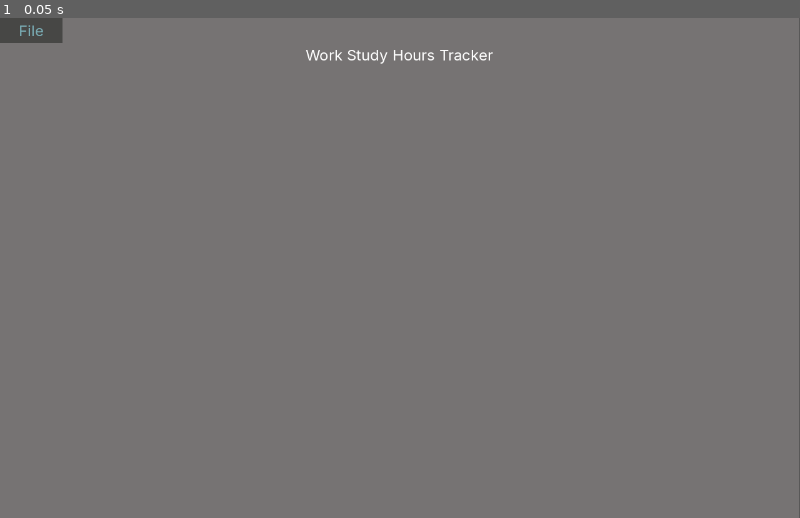
Above: before the commit, frame 1.
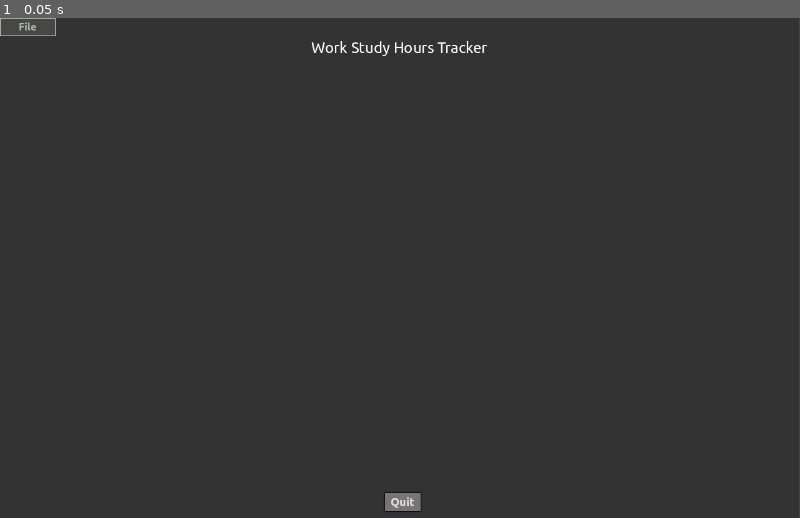
Above: after the commit, the same moment.

Repository: GinghamJones/WorkStudyTracker
Game: Godot game, scene res://main.tscn
Same seed, same stepped clock (60 frames per second), same inputs: the game is played once before the commit and once after it.
Inputs:
- Up to frame 1 (0.05 s): no input

The runs differ from the first frame. In frame 1, 99% of the frame differs, in the area x 0-100%, y 0-100%.

Commit message:
v0.7
Further manager updates, bug fixes

Diff:
--- a/Buttons/delete_button.gd
+++ b/Buttons/delete_button.gd
@@ -6,8 +6,8 @@
 signal return_data(line, myself)
 
 
-func initiate(parent, line, new_time_entry):
-	return_data.connect(Callable(Globals.main_scene, "remove_time"))
+func initiate(line, new_time_entry):
+	return_data.connect(Callable(TimeEntryManager.remove_entry))
 	pressed.connect(Callable(self, "_on_button_pressed"))
 	corresponding_line = line
 	time_entry = new_time_entry
@@ -15,4 +15,4 @@
 
 
 func _on_button_pressed():
-	return_data.emit(corresponding_line, self)
+	return_data.emit(self)
--- a/Components/file_menu.gd
+++ b/Components/file_menu.gd
@@ -20,13 +20,16 @@
 
 
 func _ready() -> void:
-	await(get_tree().physics_frame)
+	SignalManager.register_listener(self)
+
+
+func _on_system_ready() -> void:
 	var main_scene = Globals.main_scene
 	open.connect(Callable(main_scene, "open_file_dialog"))
 	save.connect(Callable(main_scene, "save"))
 	quit.connect(Callable(main_scene, "quit"))
 	new.connect(Callable(main_scene, "open_new_file_dialog"))
-	delete.connect(Callable(main_scene, "delete_file"))
+	delete.connect(Callable(TimeEntryManager.remove_entry))
 
 
 func _on_id_pressed(id: int) -> void:
--- a/Components/gui_main.gd
+++ b/Components/gui_main.gd
@@ -30,7 +30,7 @@
 	var new_delete_button : DeleteButton = DeleteButton.new()
 	new_delete_button.text = "Remove"
 	new_delete_button.set_script(delete_script)
-	new_delete_button.initiate(self, hbox, new_time_entry)
+	new_delete_button.initiate(hbox, new_time_entry)
 
 	aux_cont.add_child(new_delete_button)
 
--- /dev/null
+++ b/Components/margin_bottom.gd
@@ -0,0 +1,11 @@
+class_name GUIBottom
+extends MarginContainer
+
+func show_contents() -> void:
+	$VBox/InfoVBox.show()
+	$VBox/ButtonHBox/addbutton.show()
+
+
+func hide_contents() -> void:
+	$VBox/InfoVBox.hide()
+	$VBox/ButtonHBox/addbutton.hide()
--- a/Managers/file_manager.gd
+++ b/Managers/file_manager.gd
@@ -3,6 +3,14 @@
 var config_file_path : String = "user://settings.ini"
 var save_folder_path : String = "user://saves/"
 
+signal file_deleted
+
+func _ready() -> void:
+	SignalManager.register_listener(self)
+
+
+func _on_system_ready() -> void:
+	file_deleted.connect(Globals.main_scene._on_file_deleted)
 
 func create_new_file(filename : String) -> bool:
 	var filename_full_path : String = get_filename_as_full_path(filename)
@@ -59,6 +67,15 @@
 	Globals.main_scene.open_file(new_save_file_path)
 
 
+func delete_file(file_to_delete : String, is_cur_save_file : bool) -> void:
+	DirAccess.remove_absolute(file_to_delete)
+	Globals.cur_save_file = ""
+	if is_cur_save_file:
+		Globals.main_scene.gui_main.clear_contents()
+		Globals.main_scene.bottom_gui.hide_contents() # A helluva hack
+
+
+
 func get_filename_as_full_path(filename : String) -> String:
 	var new_filename : String = filename
 	if not new_filename.begins_with(save_folder_path):
--- /dev/null
+++ b/Managers/gui_manager.gd
@@ -0,0 +1,32 @@
+extends Node
+
+var gui_main : GUIMain
+var gui_bottom : GUIBottom
+
+func _ready() -> void:
+	SignalManager.register_listener(self)
+
+
+func _on_system_ready() -> void:
+	gui_main = get_tree().get_first_node_in_group("GUIMain")
+	gui_bottom = get_tree().get_first_node_in_group("GUIBottom")
+
+
+func hide_bottom_gui() -> void:
+	gui_bottom.hide_contents()
+
+func show_bottom_gui() -> void:
+	gui_bottom.show_contents()
+
+
+func hide_gui_main() -> void:
+	gui_main.hide()
+	gui_main.process_mode = Node.PROCESS_MODE_DISABLED
+
+func show_gui_main() -> void:
+	gui_main.show()
+	gui_main.process_mode = Node.PROCESS_MODE_INHERIT
+
+
+func clear_gui_main() -> void:
+	gui_main.clear_contents()
--- /dev/null
+++ b/Managers/signal_manager.gd
@@ -0,0 +1,18 @@
+extends Node
+
+var is_ready = false
+var listeners : Array[Node] = []
+
+
+func register_listener(node : Node) -> void:
+	if is_ready:
+		node._on_system_ready()
+	else:
+		listeners.append(node)
+
+
+func mark_ready():
+	is_ready = true
+	for node in listeners:
+		node._on_system_ready()
+	listeners.clear()
--- a/Managers/time_entry_manager.gd
+++ b/Managers/time_entry_manager.gd
@@ -3,11 +3,15 @@
 var entries : Array[TimeEntry]
 
 signal entry_added
+signal deleted_data
 
 
 func _ready() -> void:
-	await(get_tree().physics_frame)
-	entry_added.connect(Callable(Globals.main_scene.gui_main, "add_data_to_gui"))
+	SignalManager.register_listener(self)
+
+func _on_system_ready() -> void:
+	entry_added.connect(Globals.main_scene.gui_main.add_data_to_gui)
+	deleted_data.connect(Globals.main_scene.update_total)
 
 
 func add_entry(date, hours) -> void:
@@ -16,6 +20,16 @@
 	entries.append(new_time_entry)
 	entry_added.emit(new_time_entry)
 	Globals.main_scene.update_total()
+
+
+func remove_entry(delete_button : DeleteButton) -> void:
+	for e in entries:
+		if delete_button.time_entry == e:
+			entries.erase(e)
+	delete_button.corresponding_line.queue_free()
+	delete_button.queue_free()
+	deleted_data.emit()
+
 
 
 func get_total_hours() -> float:
--- a/Managers/window_manager.gd
+++ b/Managers/window_manager.gd
@@ -1 +1,23 @@
 extends Node
+
+@export var delete_file_window_scene : PackedScene
+@export var rename_file_window_scene : PackedScene
+
+# Window types available
+enum Windows{
+    Delete,
+    Rename,
+}
+
+# Scene to type mapping
+var _windows : Dictionary = {
+    Windows.Delete : delete_file_window_scene,
+    Windows.Rename : rename_file_window_scene
+}
+
+
+func create_window(type : int) -> void:
+    for w in _windows.keys():
+        if w == type:
+            var window = _windows[w].instantiate()
+            add_child(window)
--- a/main_theme.tres
+++ b/Theming/main_theme.tres
@@ -1,6 +1,8 @@
-[gd_resource type="Theme" load_steps=9 format=3 uid="uid://cp1l5q3r0n17m"]
+[gd_resource type="Theme" load_steps=13 format=3 uid="uid://cp1l5q3r0n17m"]
 
-[ext_resource type="FontFile" uid="uid://kjrulbemh3wx" path="res://Inter-VariableFont_opsz,wght.ttf" id="1_dvppi"]
+[ext_resource type="FontFile" uid="uid://daiq2roo8q5i6" path="res://Theming/Ubuntu/Ubuntu-Bold.ttf" id="1_mmphd"]
+[ext_resource type="FontFile" uid="uid://bclsip12bt65e" path="res://Theming/Ubuntu/Ubuntu-Regular.ttf" id="2_1hva8"]
+[ext_resource type="FontFile" uid="uid://kjrulbemh3wx" path="res://Theming/Inter-VariableFont_opsz,wght.ttf" id="3_03tpn"]
 
 [sub_resource type="StyleBoxFlat" id="StyleBoxFlat_470mv"]
 bg_color = Color(0.560784, 0.603922, 0.67451, 1)
@@ -37,7 +39,7 @@
 content_margin_top = 5.0
 content_margin_right = 10.0
 content_margin_bottom = 5.0
-bg_color = Color(0.285148, 0.118048, 0.110581, 1)
+bg_color = Color(0.460353, 0.457133, 0.461926, 1)
 border_width_left = 1
 border_width_top = 1
 border_width_right = 1
@@ -53,28 +55,48 @@
 
 [sub_resource type="StyleBoxEmpty" id="StyleBoxEmpty_470mv"]
 
+[sub_resource type="StyleBoxFlat" id="StyleBoxFlat_mmphd"]
+content_margin_left = 5.0
+content_margin_right = 5.0
+bg_color = Color(0.447059, 0.623529, 0.756863, 0.396078)
+
+[sub_resource type="StyleBoxFlat" id="StyleBoxFlat_oinol"]
+content_margin_left = 30.0
+content_margin_top = 5.0
+content_margin_right = 30.0
+content_margin_bottom = 5.0
+bg_color = Color(0.761576, 0.760166, 0.734681, 1)
+
 [sub_resource type="StyleBoxFlat" id="StyleBoxFlat_58jnp"]
 content_margin_left = 30.0
 content_margin_top = 5.0
 content_margin_right = 30.0
 content_margin_bottom = 5.0
 bg_color = Color(0.277095, 0.278432, 0.272334, 1)
+border_width_left = 1
+border_width_top = 1
+border_width_right = 1
+border_width_bottom = 1
 
 [sub_resource type="StyleBoxFlat" id="StyleBoxFlat_466ly"]
-bg_color = Color(0.40662, 0.611914, 0.86427, 1)
+content_margin_left = 30.0
+content_margin_top = 5.0
+content_margin_right = 30.0
+content_margin_bottom = 5.0
+bg_color = Color(0.190448, 0.216103, 0.203508, 1)
 
 [resource]
-default_font = ExtResource("1_dvppi")
+default_font = ExtResource("3_03tpn")
 default_font_size = 18
 AcceptDialog/constants/buttons_separation = 0
 AcceptDialog/styles/embedded_border = null
 AcceptDialog/styles/embedded_unfocused_border = null
 AcceptDialog/styles/panel = SubResource("StyleBoxFlat_470mv")
-Button/fonts/font = ExtResource("1_dvppi")
+Button/fonts/font = ExtResource("1_mmphd")
 Button/styles/focus = SubResource("StyleBoxFlat_qpiha")
 Button/styles/hover = SubResource("StyleBoxFlat_g445i")
 Button/styles/normal = SubResource("StyleBoxFlat_pjmxk")
-Label/colors/font_color = Color(0, 0, 0, 1)
+Label/colors/font_color = Color(1, 1, 1, 1)
 Label/colors/font_outline_color = Color(0, 0, 0, 1)
 Label/colors/font_shadow_color = Color(0, 0, 0, 1)
 Label/constants/line_spacing = 0
@@ -83,12 +105,12 @@
 Label/constants/shadow_offset_y = 0
 Label/constants/shadow_outline_size = 0
 Label/font_sizes/font_size = 24
-Label/fonts/font = ExtResource("1_dvppi")
+Label/fonts/font = ExtResource("2_1hva8")
 Label/styles/normal = SubResource("StyleBoxEmpty_470mv")
 LineEdit/colors/caret_color = Color(0, 0, 0, 1)
 LineEdit/colors/clear_button_color = Color(0, 0, 0, 1)
 LineEdit/colors/clear_button_color_pressed = Color(0, 0, 0, 1)
-LineEdit/colors/font_color = Color(0, 0, 0, 1)
+LineEdit/colors/font_color = Color(1, 1, 1, 1)
 LineEdit/colors/font_outline_color = Color(0, 0, 0, 1)
 LineEdit/colors/font_placeholder_color = Color(0, 0, 0, 1)
 LineEdit/colors/font_selected_color = Color(0, 0, 0, 1)
@@ -98,22 +120,24 @@
 LineEdit/constants/minimum_character_width = 0
 LineEdit/constants/outline_size = 0
 LineEdit/font_sizes/font_size = 18
-LineEdit/fonts/font = ExtResource("1_dvppi")
+LineEdit/fonts/font = ExtResource("3_03tpn")
 LineEdit/icons/clear = null
 LineEdit/styles/focus = null
-LineEdit/styles/normal = null
+LineEdit/styles/normal = SubResource("StyleBoxFlat_mmphd")
 LineEdit/styles/read_only = null
-MenuBar/colors/font_color = Color(0.480052, 0.677761, 0.709101, 1)
+MenuBar/colors/font_color = Color(0.693665, 0.719982, 0.70642, 1)
 MenuBar/colors/font_disabled_color = Color(0, 0, 0, 1)
 MenuBar/colors/font_focus_color = Color(0, 0, 0, 1)
-MenuBar/colors/font_hover_color = Color(0, 0, 0, 1)
+MenuBar/colors/font_hover_color = Color(1, 1, 1, 1)
 MenuBar/colors/font_hover_pressed_color = Color(0, 0, 0, 1)
 MenuBar/colors/font_outline_color = Color(0, 0, 0, 1)
 MenuBar/colors/font_pressed_color = Color(0, 0, 0, 1)
 MenuBar/constants/h_separation = 0
 MenuBar/constants/outline_size = 0
-MenuBar/font_sizes/font_size = 24
-MenuBar/fonts/font = ExtResource("1_dvppi")
+MenuBar/font_sizes/font_size = 16
+MenuBar/fonts/font = ExtResource("1_mmphd")
+MenuBar/styles/disabled = null
+MenuBar/styles/hover = SubResource("StyleBoxFlat_oinol")
 MenuBar/styles/normal = SubResource("StyleBoxFlat_58jnp")
 MenuBar/styles/pressed = SubResource("StyleBoxFlat_466ly")
 MenuButton/colors/font_color = Color(0, 0, 0, 1)
@@ -125,7 +149,7 @@
 MenuButton/constants/h_separation = 0
 MenuButton/constants/outline_size = 0
 MenuButton/font_sizes/font_size = 18
-MenuButton/fonts/font = ExtResource("1_dvppi")
+MenuButton/fonts/font = ExtResource("3_03tpn")
 MenuButton/styles/disabled = null
 MenuButton/styles/focus = null
 MenuButton/styles/hover = null
--- a/Windows/Scenes/delete_file_window.tscn
+++ b/Windows/Scenes/delete_file_window.tscn
@@ -1,6 +1,6 @@
 [gd_scene load_steps=3 format=3 uid="uid://duq66nbpjqmxr"]
 
-[ext_resource type="Theme" uid="uid://cp1l5q3r0n17m" path="res://main_theme.tres" id="1_0icus"]
+[ext_resource type="Theme" uid="uid://cp1l5q3r0n17m" path="res://Theming/main_theme.tres" id="1_0icus"]
 [ext_resource type="Script" uid="uid://rt4l5igubokl" path="res://Windows/Scripts/delete_file_window.gd" id="1_k77c6"]
 
 [node name="DeleteFileWindow" type="AcceptDialog"]
@@ -18,7 +18,7 @@
 [node name="ScrollContainer" type="ScrollContainer" parent="."]
 offset_left = 5.0
 offset_right = 295.0
-offset_bottom = 262.0
+offset_bottom = 264.0
 
 [node name="VBoxContainer" type="VBoxContainer" parent="ScrollContainer"]
 layout_mode = 2
--- a/Windows/Scenes/rename_file_window.tscn
+++ b/Windows/Scenes/rename_file_window.tscn
@@ -1,6 +1,6 @@
 [gd_scene load_steps=4 format=3 uid="uid://rovw41hvgv1a"]
 
-[ext_resource type="Theme" uid="uid://cp1l5q3r0n17m" path="res://main_theme.tres" id="1_4a384"]
+[ext_resource type="Theme" uid="uid://cp1l5q3r0n17m" path="res://Theming/main_theme.tres" id="1_4a384"]
 [ext_resource type="Script" uid="uid://lpv6dafus4b6" path="res://Windows/Scripts/rename_file_window.gd" id="2_73la7"]
 
 [sub_resource type="StyleBoxFlat" id="StyleBoxFlat_chh2i"]
@@ -25,7 +25,7 @@
 [node name="VBoxContainer" type="VBoxContainer" parent="."]
 offset_left = 5.0
 offset_right = 245.0
-offset_bottom = 92.0
+offset_bottom = 94.0
 
 [node name="Label" type="Label" parent="VBoxContainer"]
 layout_mode = 2
--- a/Windows/Scripts/delete_file_window.gd
+++ b/Windows/Scripts/delete_file_window.gd
@@ -41,8 +41,7 @@
 
 
 func confirm_delete_file(file_to_delete_path : String, new_window : ConfirmationDialog, is_cur_save_file : bool) -> void:
-	DirAccess.remove_absolute(file_to_delete_path)
-	Globals.cur_save_file = ""
+	FileManager.delete_file(file_to_delete_path, is_cur_save_file)
 	new_window.queue_free()
 	if is_cur_save_file:
 		Globals.main_scene.gui_main.clear_contents()
--- a/Windows/Scripts/rename_file_window.gd
+++ b/Windows/Scripts/rename_file_window.gd
@@ -9,6 +9,15 @@
 	move_to_center()
 
 
+func _unhandled_input(event: InputEvent) -> void:
+	if event is InputEventKey:
+		if event.keycode == KEY_ENTER:
+			confirmed.emit()
+
+
 func change_name() -> void:
+	var new_name : String= $VBoxContainer/LineEdit.text
+	if new_name.is_empty():
+		return
 	FileManager.rename_file($VBoxContainer/LineEdit.text)
 	queue_free()
--- a/main.gd
+++ b/main.gd
@@ -22,11 +22,15 @@
 var is_saved : bool = false
 var auto_save_enabled : bool = true
 var just_started : bool = true # Logs if program is just opened
+var file_is_open : bool = false
 
 
 func _ready() -> void:
+	# Needed for syncing initializations
+	# SignalManager.register_listener(self)
 	Globals.main_scene = self
 	just_started = true
+	SignalManager.mark_ready()
 
 	# Open res://settings.ini
 	var new_file : ConfigFile = FileManager.get_config_file()
@@ -45,29 +49,32 @@
 	just_started = false
 
 
+# func _on_system_ready() -> void:
+# 	pass
+
 func cancel():
 	print("canceled")
 	canceled = true
 	return
 
 
-func remove_time(line_to_remove, delete_button : DeleteButton):
-	# Remove entry in time_entries array
-	if time_entries.has(delete_button.time_entry):
-		for index in time_entries.size():
-			if time_entries[index] == delete_button.time_entry:
-				time_entries.remove_at(index)
-				break
-	else:
-		print("Teh fuck happened to the time_entry???")
-
-	# Takes corresponding vbox container w/ lineedits and delete button and removes them
-	for c in line_to_remove.get_children():
-		c.text = "0"
-		c.queue_free()
-	line_to_remove.queue_free()
-	delete_button.queue_free()
-	update_total()
+# func remove_time(line_to_remove, delete_button : DeleteButton):
+# 	# Remove entry in time_entries array
+# 	if time_entries.has(delete_button.time_entry):
+# 		for index in time_entries.size():
+# 			if time_entries[index] == delete_button.time_entry:
+# 				time_entries.remove_at(index)
+# 				break
+# 	else:
+# 		print("Teh fuck happened to the time_entry???")
+
+# 	# Takes corresponding vbox container w/ lineedits and delete button and removes them
+# 	for c in line_to_remove.get_children():
+# 		c.text = "0"
+# 		c.queue_free()
+# 	line_to_remove.queue_free()
+# 	delete_button.queue_free()
+# 	update_total()
 
 
 func update_total():
@@ -108,11 +115,9 @@
 	Globals.max_hours = int(new_max_hours)
 	Globals.wage = float(new_wage)
 
-	gui_main.clear_contents()
 	var filename : String = new_term
-	if not filename.ends_with(".sav"):
-		filename += ".sav"
-	bottom_gui.show_contents()
+	# if not filename.ends_with(".sav"):
+	# 	filename += ".sav"
 	Globals.cur_save_file = filename
 	#open_file(Globals.cur_save_file)
 	var success : bool = FileManager.create_new_file(filename)
@@ -121,6 +126,7 @@
 		return
 
 	save()
+	open_file(Globals.cur_save_file)
 
 
 func open_file_dialog(is_saving : bool) -> void:
@@ -140,10 +146,13 @@
 	Globals.cur_save_file = filename
 	var save_file = FileManager.get_save_file(filename, FileAccess.READ)
 	if not save_file:
-		return
-
+		file_is_open = false
+		GuiManager.hide_bottom_gui()
+		return
+
+	file_is_open = true
 	# Clear previous data
-	gui_main.clear_contents()
+	GuiManager.clear_gui_main()
 	# time_entries = []
 
 	# Create main display from save data
@@ -160,21 +169,21 @@
 		if separated_data[0] == "term":
 			Globals.term = separated_data[1]
 			title_label.text = Globals.term
-			continue
+			# continue
 		elif separated_data[0] == "max_hours":
 			Globals.max_hours = int(separated_data[1])
-			continue
+			# continue
 		elif separated_data[0] == "wage":
 			Globals.wage = float(separated_data[1])
-			continue
+			# continue
 		else:
 			TimeEntryManager.add_entry(separated_data[0], separated_data[1])
 
 	save_file.close()
 
 	update_total()
-	bottom_gui.show_contents()
-	gui_main.show()
+	GuiManager.show_bottom_gui()
+	GuiManager.show_gui_main()
 
 	if cur_file_browser:
 		cur_file_browser.queue_free()
@@ -187,13 +196,11 @@
 		return
 
 	######## Save all data #########
-	var filename : String = Globals.cur_save_file.lstrip(FileManager.save_folder_path)
-	filename = filename.rstrip(".sav")
 	save_file.store_line("term | %s" % str(Globals.term))
 	save_file.store_line("max_hours | %s" % str(Globals.max_hours))
 	save_file.store_line("wage | %s" % str(Globals.wage))
 
-	for entry in time_entries:
+	for entry in TimeEntryManager.get_entries():
 		var data : Array[String] = entry.get_data_as_text()
 		save_file.store_line(data[0] + "|" + data[1])
 	################################
@@ -208,6 +215,11 @@
 		quit()
 
 
+func _on_file_deleted() -> void:
+	gui_main.clear_contents()
+	bottom_gui.hide()
+
+
 func _custom_action_pressed(action : String) -> void:
 	if action == "quit":
 		quit()
--- a/main.tscn
+++ b/main.tscn
@@ -3,12 +3,12 @@
 [ext_resource type="Script" uid="uid://8rofpeqm3occ" path="res://main.gd" id="1_xlr82"]
 [ext_resource type="Script" uid="uid://cqruuswbikbrm" path="res://Components/file_menu.gd" id="2_1bvp3"]
 [ext_resource type="Script" uid="uid://drv8io118p5t" path="res://Buttons/addbutton.gd" id="2_2ns8r"]
-[ext_resource type="Theme" uid="uid://cp1l5q3r0n17m" path="res://main_theme.tres" id="2_5wffu"]
+[ext_resource type="Theme" uid="uid://cp1l5q3r0n17m" path="res://Theming/main_theme.tres" id="2_5wffu"]
 [ext_resource type="PackedScene" uid="uid://duq66nbpjqmxr" path="res://Windows/Scenes/delete_file_window.tscn" id="4_efxa6"]
 [ext_resource type="Script" uid="uid://de5sjtw2i0xfm" path="res://Components/gui_main.gd" id="4_lquwl"]
 [ext_resource type="PackedScene" uid="uid://rovw41hvgv1a" path="res://Windows/Scenes/rename_file_window.tscn" id="5_4c57u"]
 [ext_resource type="Script" uid="uid://7bxb27fgrb7x" path="res://Buttons/delete_button.gd" id="5_7mycd"]
-[ext_resource type="Script" uid="uid://hy37okn2f1ek" path="res://margin_bottom.gd" id="6_kek77"]
+[ext_resource type="Script" uid="uid://hy37okn2f1ek" path="res://Components/margin_bottom.gd" id="6_kek77"]
 [ext_resource type="Script" uid="uid://e1xc4l1tv6bu" path="res://Components/hours_label.gd" id="7_5vw27"]
 [ext_resource type="Script" uid="uid://ccicvdgb13pcy" path="res://Components/date_label.gd" id="8_kek77"]
 
@@ -42,7 +42,7 @@
 anchor_bottom = 1.0
 grow_horizontal = 2
 grow_vertical = 2
-color = Color(0.462347, 0.451989, 0.450608, 1)
+color = Color(0.206045, 0.200059, 0.199261, 1)
 
 [node name="ContentsContainer" type="VBoxContainer" parent="."]
 layout_mode = 1
@@ -55,7 +55,6 @@
 [node name="FileMenuContainer" type="MarginContainer" parent="ContentsContainer"]
 layout_mode = 2
 size_flags_vertical = 0
-theme = ExtResource("2_5wffu")
 
 [node name="MenuBar" type="MenuBar" parent="ContentsContainer/FileMenuContainer"]
 layout_mode = 2
@@ -89,7 +88,7 @@
 label_settings = SubResource("LabelSettings_qq3wf")
 horizontal_alignment = 1
 
-[node name="GUIMain" type="ScrollContainer" parent="ContentsContainer" node_paths=PackedStringArray("hours_logged_cont", "aux_cont")]
+[node name="GUIMain" type="ScrollContainer" parent="ContentsContainer" node_paths=PackedStringArray("hours_logged_cont", "aux_cont") groups=["GUIMain"]]
 custom_minimum_size = Vector2(0, 225)
 layout_mode = 2
 size_flags_horizontal = 4
@@ -118,7 +117,7 @@
 custom_minimum_size = Vector2(400, 0)
 layout_mode = 2
 
-[node name="MarginBottom" type="MarginContainer" parent="ContentsContainer"]
+[node name="MarginBottom" type="MarginContainer" parent="ContentsContainer" groups=["GUIBottom"]]
 layout_mode = 2
 theme_override_constants/margin_left = 10
 theme_override_constants/margin_bottom = 10
--- a/margin_bottom.gd
+++ /dev/null
@@ -1,12 +0,0 @@
-extends MarginContainer
-
-func show_contents() -> void:
-	for c in get_children():
-		show()
-
-
-func hide_contents() -> void:
-	for c in get_children():
-		if c.name == "QuitButton":
-			continue
-		c.hide()
--- a/project.godot
+++ b/project.godot
@@ -22,6 +22,8 @@
 FileManager="*res://Managers/file_manager.gd"
 TimeEntryManager="*res://Managers/time_entry_manager.gd"
 WindowManager="*res://Managers/window_manager.tscn"
+SignalManager="*res://Managers/signal_manager.gd"
+GuiManager="*res://Managers/gui_manager.gd"
 
 [display]
 
Renamed: margin_bottom.gd.uid -> Components/margin_bottom.gd.uid
Not shown, added: Managers/gui_manager.gd.uid
Not shown, added: Managers/signal_manager.gd.uid
Renamed: Inter-VariableFont_opsz,wght.ttf -> Theming/Inter-VariableFont_opsz,wght.ttf
Not shown, added: Theming/Inter-VariableFont_opsz,wght.ttf.import
Not shown, added: Theming/Ubuntu/UFL.txt
Binary file added: Theming/Ubuntu/Ubuntu-Bold.ttf
Not shown, added: Theming/Ubuntu/Ubuntu-Bold.ttf.import
Binary file added: Theming/Ubuntu/Ubuntu-BoldItalic.ttf
Not shown, changed: Theming/Ubuntu/Ubuntu-BoldItalic.ttf.import
Binary file added: Theming/Ubuntu/Ubuntu-Italic.ttf
Not shown, added: Theming/Ubuntu/Ubuntu-Italic.ttf.import
(and 10 more such lines)
